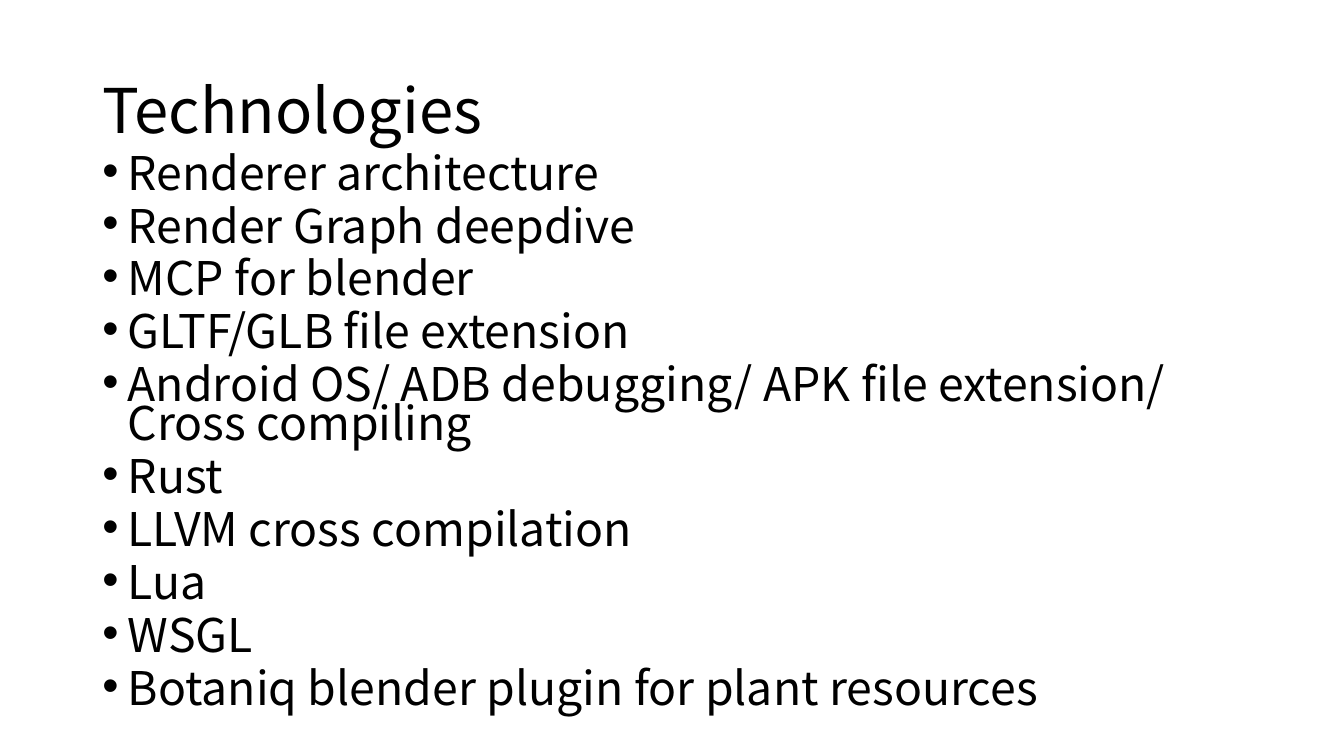
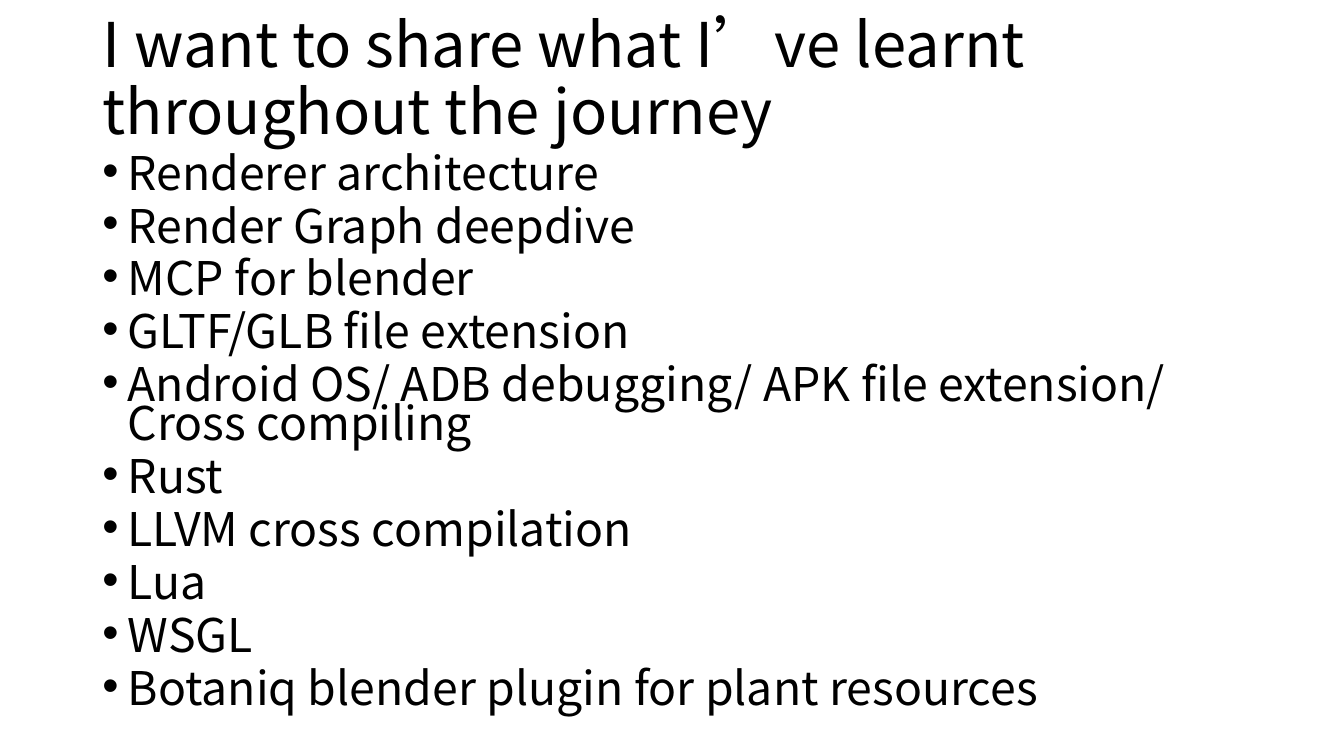
Before and after one commit to boycececil666gmailcom/webgpu-renderer, a slide deck: slide 8 of WebGPU Renderer.pptx. Drawn at 1344x756 pixels with LibreOffice and Linux fonts; fonts in the diff are those of the drawing. Boxes give left, top, right and bottom in pixels: in the first picture for what was removed or moved away, otherwise in the second. Text is boxed around its words. In the diff, an @@ line names an element or a change of style, - is before the commit and + after.

```diff
--- a/WebGPU Renderer.pptx
+++ b/WebGPU Renderer.pptx
@@ title at bbox=[102, 15, 1025, 150]: text changed @@
-Technologies
+I want to share what I’ve learnt throughout the journey
```
Also in this commit, not shown: 1 slide added, 1 slide removed, 53 other files.
